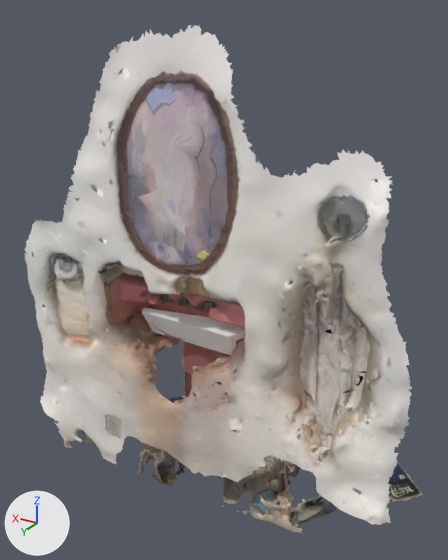
The glTF model static/kristina2.glb: old version first, new version second.
The view is the same before and after, from a camera (50 mm lens) standing at (-11.6, 20.6, 20.5) and looking at (1.1, -0.6, 10.0). The lights are fixed; the arrows at lower left show +X, +Y and +Z. Where no turn or scale is listed for an object, it has been applied to the vertices.

Objects in the first picture: 'Cube', 'Cube.001', 'mmGroup0', 'mmGroup0.001'.
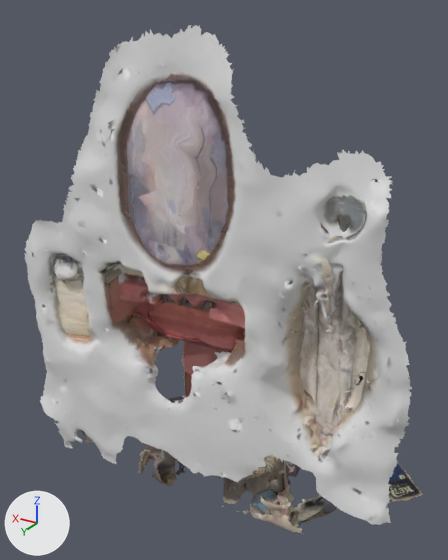
Where the change shows, as pixel boxes [x1, y1, x2, y2] in the pictures (448 x 560 px):
'mmGroup0.001', surface changed
    both: [34, 25, 412, 525]
'Cube.001', deleted
    before: [141, 308, 245, 355]

What the commit changed:
Picture 'fullscenekristina.002_albedo' (img_fullscenekristina_002_albedo) is new.
Material 'fullscenekristina.003' (mat_fullscenekristina_003) changes its picture from img_fullscenekristina_copy to img_fullscenekristina_002_albedo.
Object 'Cube.001' (ob_cube_001) is deleted.
